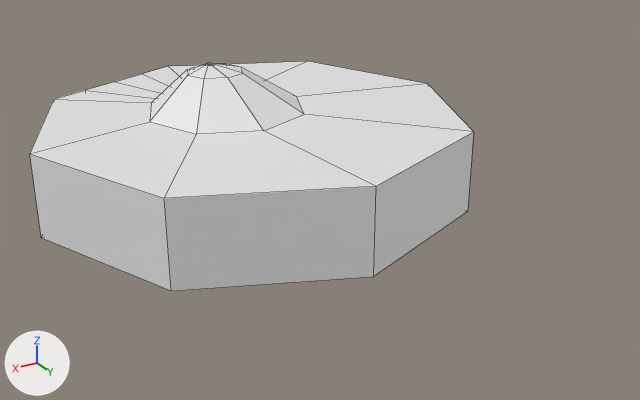
An edit to the Blender file Blender/room.blend, drawn before and after from the same camera.
One viewpoint serves both versions: a camera (50 mm lens) standing at (34.8, 69.5, 33.1) and looking at (-4.2, 4.6, 0.6). Arrows for +X, +Y and +Z are at lower left; the lights stay in place. Mesh edges are drawn as thin lines.

Before the edit, the objects in view are built like this:
```python
me_circle_001 = bpy.data.meshes.new('Circle.001')
me_circle_001.from_pydata(...)  # 143 vertices, 115 faces; spans x -1.0..1.0, y -1.0..1.0, z 0.0..11.4
ob_circle_001 = bpy.data.objects.new('Circle.001', me_circle_001)
ob_circle_001.location = (0.26, -0.06, 0.83)
ob_circle_001.scale = (20.0, 20.0, 1.0)
```
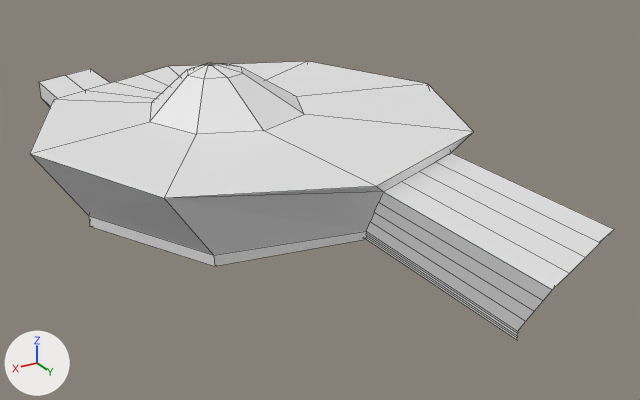
What differs and where, as boxes (x1, y1, x2, y2) in the pictures (640 x 400 px):
'Circle.001', reshaped (32% wider, 21% taller)
    before: (30, 61, 473, 291)
    after: (30, 61, 614, 340)
part 1 of me_circle_001, added
    after: (39, 69, 109, 107)
part 2 of me_circle_001, built on
    before: (30, 84, 473, 291)
    after: (30, 84, 614, 340)

The change, as a diff of the scene's bpy script:
```diff
--- a/Blender/room.blend.py
+++ b/Blender/room.blend.py
@@ me_circle_001 @@
 # used by ob_circle_001; location = (0.26, -0.06, 0.83); scale = (20.0, 20.0, 1.0)
-me_circle_001.from_pydata(...)  # 143 vertices, 115 faces; spans x -1.0..1.0, y -1.0..1.0, z 0.0..11.4
+me_circle_001.from_pydata(...)  # 266 vertices, 221 faces; spans x -1.0..1.0, y -1.88..1.81, z -1.06..11.4
+# me_circle_001 part 1: a new loose piece of 22 vertices spanning x 0.18..0.53, y -1.88..-0.73, z -1.01..3.74
+# me_circle_001 part 2
+# 13 vertices are removed from x -0.71..0.35, y -0.85..1.0, z 0.0..7.48
+# 21 faces are deleted
+# 8 vertices move from x -1.0..1.0, y -1.0..0.71, z 0.0 to x -0.77..0.78, y -0.93..0.58, z 0.16..1.87
+# 80 vertices are added at x -0.59..0.53, y -0.93..0.91, z -1.06..6.0
+# 6 new vertices lie (0.0, 0.0, -1.0) away from vertices in x -1.0..1.0, y -1.0..0.71, z 0.0
+# 23 new vertices lie (0.0, 0.9, 0.0) away from vertices in x -0.59..-0.1, y 0.55..0.91, z 0.47..6.0
+# 5 new vertices lie (0.0, 0.0, 1.0) away from vertices in x 0.18..0.48, y -0.86..-0.73, z -1.01..-0.77
+# 86 new faces join them
+# 29 new faces join them, smooth
```
